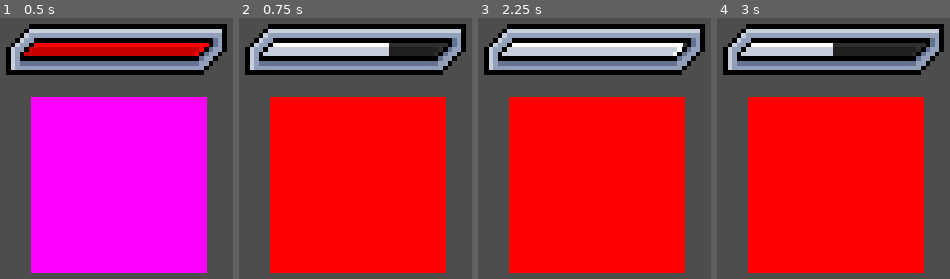
Above: before the commit, frames 1-4 (left to right).
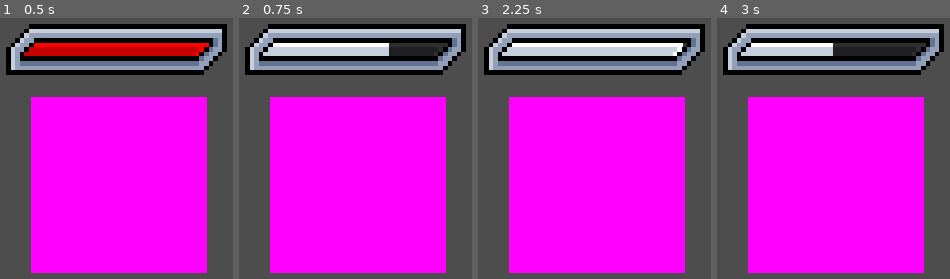
Above: after the commit, the same moments.

Repository: UrtziCM/dice-away
Game: Godot game, scene res://Scenes/Debug/testing_sceme.tscn
Same seed, same stepped clock (60 frames per second), same inputs: the game is played once before the commit and once after it. The project has no main scene, so this scene is started directly.
Inputs (mouse positions are in pixels of both pictures, inside the frame that each line leads up to):
- Up to frame 1 (0.5 s): no input
- Up to frame 2 (0.75 s): tap Enter (ui_accept) at 0.5 s; move the mouse to (outside the picture) at 0.52 s; click (outside the picture) at 0.67 s
- Up to frame 3 (2.25 s): tap Enter (ui_accept) at 0.77, 1.52, 2 s; move the mouse to (643, 198) at 1.27 s; click (643, 198) at 1.42 s; move the mouse to (outside the picture) at 2.02 s; click (outside the picture) at 2.17 s
- Up to frame 4 (3 s): tap Enter (ui_accept) at 2.75 s; move the mouse to (outside the picture) at 2.77 s; click (outside the picture) at 2.92 s

Frame 1 is identical in both runs. In frame 2, 51% of the frame differs, in the area x 13-89%, y 30-98%; in frame 3, 51%; in frame 4, 51%.

Commit message:
update: enemy texture rect. now flashes with shader

Diff:
--- a/Systems/UI/UIHandler.gd
+++ b/Systems/UI/UIHandler.gd
@@ -29,14 +29,11 @@
 	var should_flash = true
 	var start_time = Time.get_unix_time_from_system()
 	while (should_flash):
-		if UIElements["EnemyTexture"].modulate == Color.WHITE:
-			UIElements["EnemyTexture"].modulate = Color.RED
-		else:
-			UIElements["EnemyTexture"].modulate = Color.WHITE
+		UIElements["EnemyTexture"].material.set_shader_parameter("active",should_flash)
 		if start_time + flash_duration < Time.get_unix_time_from_system():
 			should_flash = false
-		await get_tree().create_timer(0.25).timeout
-	UIElements["EnemyTexture"].modulate = Color.WHITE
+		await get_tree().create_timer(0.05).timeout
+	UIElements["EnemyTexture"].material.set_shader_parameter("active",false)
 
 func setup_target_score(max_score: int, score: int):
 	UIElements["TargetScoreHealthBar"].value = score / max_score
